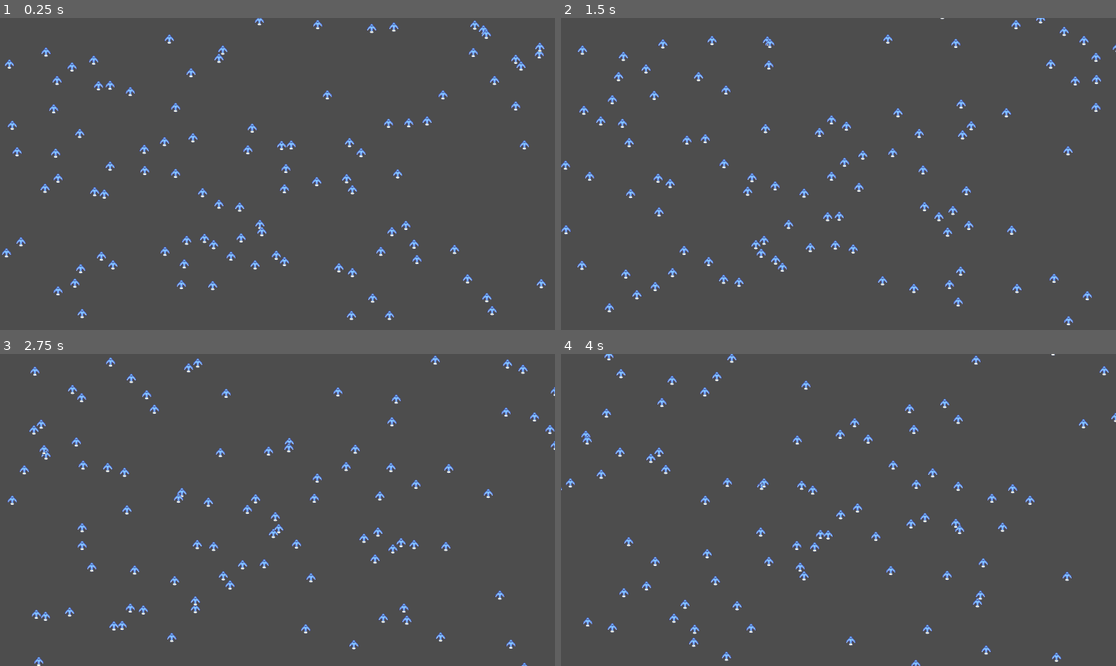
Above: before the commit, frames 1-4 (two rows, left to right).
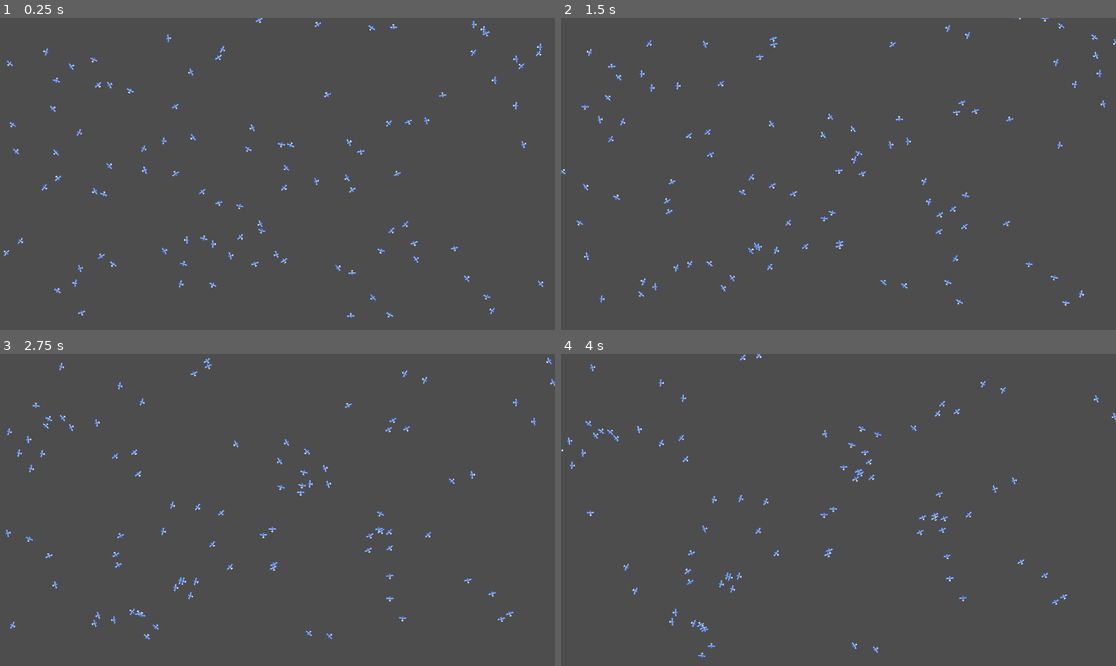
Above: after the commit, the same moments.

Repository: are-dynamic-2025-g6/boids
Game: Godot game, scene res://Scenes/main.tscn
Same seed, same stepped clock (60 frames per second), same inputs: the game is played once before the commit and once after it.
Inputs:
- Up to frame 1 (0.25 s): no input
- Up to frame 2 (1.5 s): tap Enter (ui_accept) at 0.5, 0.77 s; tap Space (print) at 0.6, 1.35 s
- Up to frame 3 (2.75 s): tap Enter (ui_accept) at 1.52 s; tap Space (print) at 2.1 s
- Up to frame 4 (4 s): tap Space (print) at 2.85, 3.6 s; tap Enter (ui_accept) at 3.02, 3.77 s

The runs differ from the first frame. In frame 1, 2.8% of the frame differs, in the area x 0-99%, y 0-97%; in frame 2, 3.7%; in frame 3, 3.7%, in the area x 1-100%, y 0-100%; in frame 4, 3.4%.

Commit message:
Correction des bugs - Modele Operationnel !

Diff:
--- a/Scenes/main.tscn
+++ b/Scenes/main.tscn
@@ -6,6 +6,6 @@
 script = ExtResource("1_idd50")
 
 [node name="refresh_rate" type="Timer" parent="."]
-wait_time = 0.3
+wait_time = 0.2
 
 [connection signal="timeout" from="refresh_rate" to="." method="_on_timer_timeout"]
--- a/Scenes/oizo.tscn
+++ b/Scenes/oizo.tscn
@@ -32,7 +32,7 @@
 }],
 "loop": true,
 "name": &"blue1",
-"speed": 5.0
+"speed": 8.0
 }]
 
 [node name="CharacterBody2D" type="CharacterBody2D" groups=["Zoizos"]]
@@ -45,5 +45,8 @@
 shape = SubResource("RectangleShape2D_qa2jp")
 
 [node name="AnimatedSprite2D" type="AnimatedSprite2D" parent="."]
+scale = Vector2(0.59375, 0.59375)
 sprite_frames = SubResource("SpriteFrames_j8di5")
 animation = &"blue1"
+frame = 1
+frame_progress = 0.72706
--- a/Scripts/oizo.gd
+++ b/Scripts/oizo.gd
@@ -1,19 +1,22 @@
 extends CharacterBody2D
+#Next session : Bordures
+#Afficher les cercles de visions
 #Constantes experimentales
 
-const VISION_SEPARATION = 50
-const VISION_ALIGNEMENT = 150
+const VISION_SEPARATION = 20
+const VISION_ALIGNEMENT = 60
 const VISION_COHESION = 200
-const AVOID_FACTOR = 0.5
+const AVOID_FACTOR = 10
 const MATCHING_FACTOR = 0.5
-const CENTERING_FACTOR = 0.5
-const MAX_SPEED = 15000
-const MIN_SPEED = 2000
+const CENTERING_FACTOR = 2
+const MAX_SPEED = 10000
+const MIN_SPEED = 6000
 var launched = false
-
+var normaliseur : int
 @onready var refresh_rate : Timer = get_parent().get_node("refresh_rate")
 @onready var main : Node2D = get_parent()
 @onready var cage : Array #Contient les listes des oiseaux,c'est par cette liste qu'on peut les manipuler
+@onready var animated_sprite_2d: AnimatedSprite2D = $AnimatedSprite2D
 var self_index : int  #index personnel dans la liste "cage" et dans le dictionnaire des distances
 var dico_distances : Array
 var curr_velo : Vector2
@@ -23,11 +26,14 @@
 	refresh_rate.connect("timeout",boids)
 	#Definir une velocité de depart aleatoire
 	curr_velo = Vector2(randi_range(-2000,2000),randi_range(-2000, 2000)) #ATTENTION pour visualiser le bug, mettre a (1, 1)
+	#animated_sprite_2d.play("blue1")
 
 func _physics_process(delta: float):
 	#velocity.x = 200 * delta #mouvement basique de gauche a droite,qui sera remplacé par la ligne d'en dessous
 	velocity = curr_velo * delta   #Curr_velo sera notre vecteur direction a modifier
-	print(velocity) #ATTENTION, je crois le probleme viens d'ici, on peut voir que la vélocité
+	rotation = velocity.angle() + PI/2
+
+	#print(velocity) #ATTENTION, je crois le probleme viens d'ici, on peut voir que la vélocité
 	#ne change pas avec ce print, meme avec l'influence des trois fonctions, je pense que la fonction boids()
 	#n'est genre appeler que une fois, ou pas appeler asser vite, ENFT je sais pas pk la velocité ne change pas bref.
 	if Input.is_action_just_pressed("ui_accept"):
@@ -40,22 +46,23 @@
 #Fonctions a coder de Boids :
 
 func boids():
-	#normaliseur = 1 je crois pas besoin de normaliseur vu que vitesse min et max, a voir.
+	normaliseur = 1 #je crois pas besoin de normaliseur vu que vitesse min et max, a voir.
 	dico_distances = main.dico_distances
+	print("boided")
 	if launched :
-		coherence()
-		alignement()
-		separation()
-		#normaliseur = normaliseur + 1 if coherence() else normaliseur
-		#normaliseur = normaliseur + 1 if alignement() else normaliseur
-		#normaliseur = normaliseur + 1 if separation() else normaliseur
+		#coherence()
+		#alignement()
+		#separation()
+		normaliseur = normaliseur + 1 if coherence() else normaliseur
+		normaliseur = normaliseur + 1 if alignement() else normaliseur
+		normaliseur = normaliseur + 1 if separation() else normaliseur
 		#Calcule de vitesse
-		var speed = sqrt(velocity.x**2 + velocity.y**2)
+		var speed = sqrt(curr_velo.x**2 + curr_velo.y**2)
 		if speed > MAX_SPEED:
-			curr_velo = Vector2((velocity.x/speed)*MAX_SPEED, (velocity.y/speed)*MAX_SPEED)
+			curr_velo = Vector2((curr_velo.x/speed)*MAX_SPEED, (curr_velo.y/speed)*MAX_SPEED)
 		if speed < MIN_SPEED:
-			curr_velo = Vector2((velocity.x/speed)*MIN_SPEED, (velocity.y/speed)*MIN_SPEED)
-
+			curr_velo = Vector2((curr_velo.x/speed)*MIN_SPEED, (curr_velo.y/speed)*MIN_SPEED)
+		curr_velo  = curr_velo / (normaliseur)
 
 
 func coherence():
@@ -82,8 +89,8 @@
 	var oizo_vus = len(oiz_al)
 	if oizo_vus > 0:
 		for i in oiz_al:
-			moy_xvel += cage[i].velocity.x
-			moy_yvel += cage[i].velocity.y
+			moy_xvel += cage[i].curr_velo.x
+			moy_yvel += cage[i].curr_velo.y
 		moy_xvel = moy_xvel/oizo_vus
 		moy_yvel = moy_yvel/oizo_vus
 		curr_velo += Vector2((moy_xvel-velocity.x)*MATCHING_FACTOR, (moy_yvel-velocity.y)*MATCHING_FACTOR)
